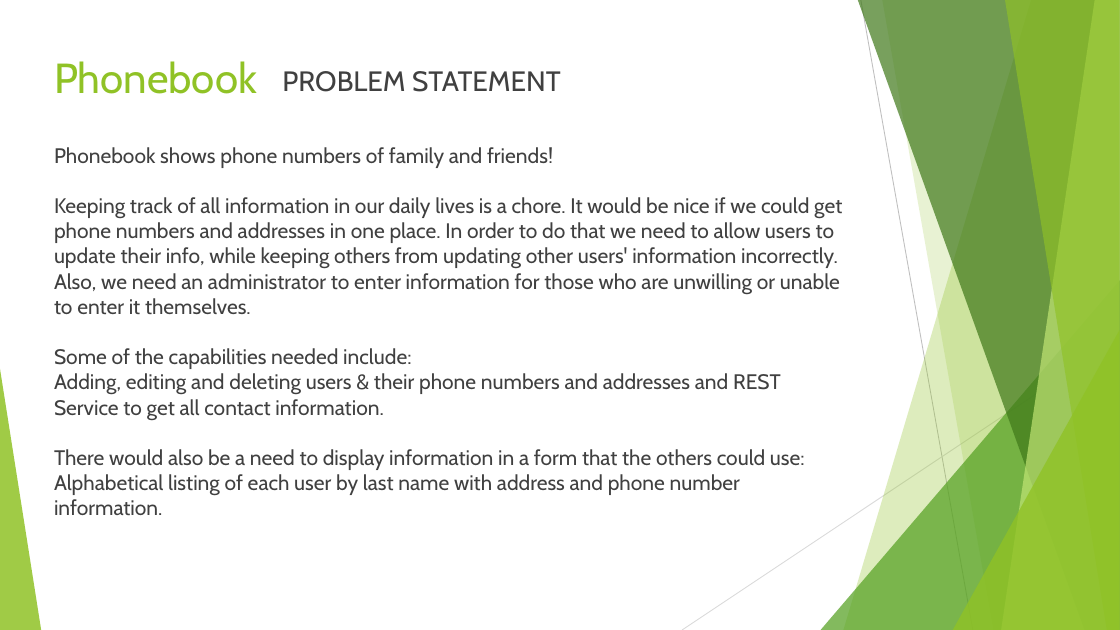
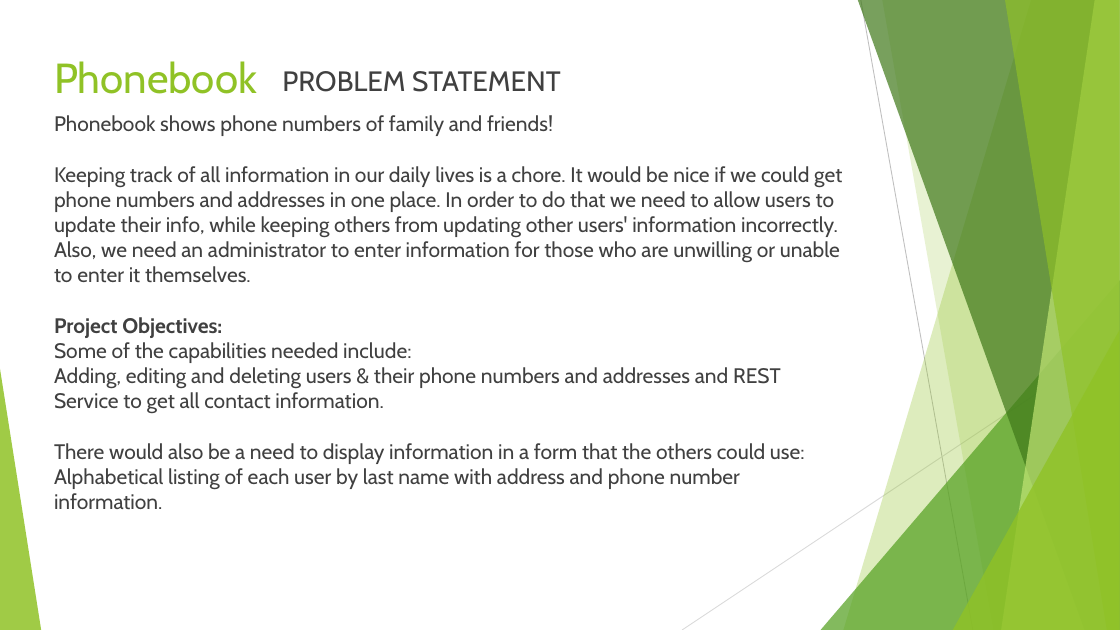
Before and after one commit to dennisfhelt/Phonebook, a slide deck: slide 2 of Presentation.pptx. Drawn at 1120x630 pixels with LibreOffice and Linux fonts; fonts in the diff are those of the drawing. Boxes give left, top, right and bottom in pixels: in the first picture for what was removed or moved away, otherwise in the second. Text is boxed around its words. In the diff, an @@ line names an element or a change of style, - is before the commit and + after.

Commit message:
updated presentation

```diff
--- a/Presentation.pptx
+++ b/Presentation.pptx
@@ text "Phonebook shows phone numbers of ...": place and size @@
-text "Phonebook shows phone numbers of ..." at bbox=[54, 147, 842, 515]
+text "Phonebook shows phone numbers of ..." at bbox=[54, 115, 842, 509]
@@ text at bbox=[54, 317, 222, 338]: paragraph added @@
+Project Objectives:
```
Also in this commit, not shown: 1 other slide changed, 2 slides added.
